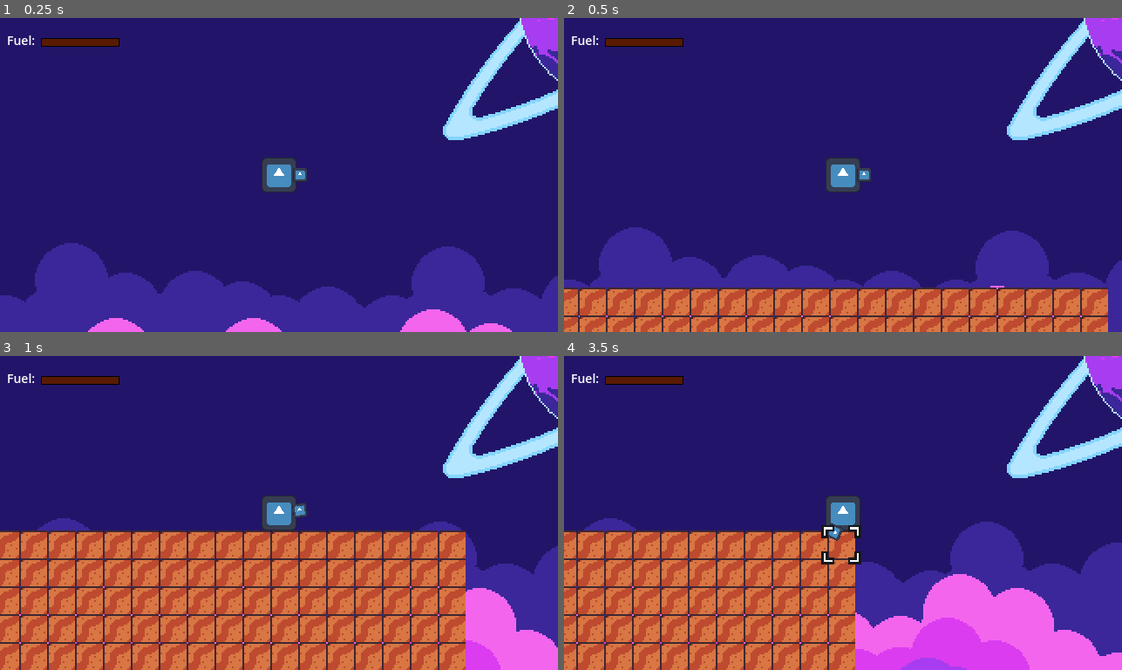
Above: before the commit, frames 1-4 (two rows, left to right).
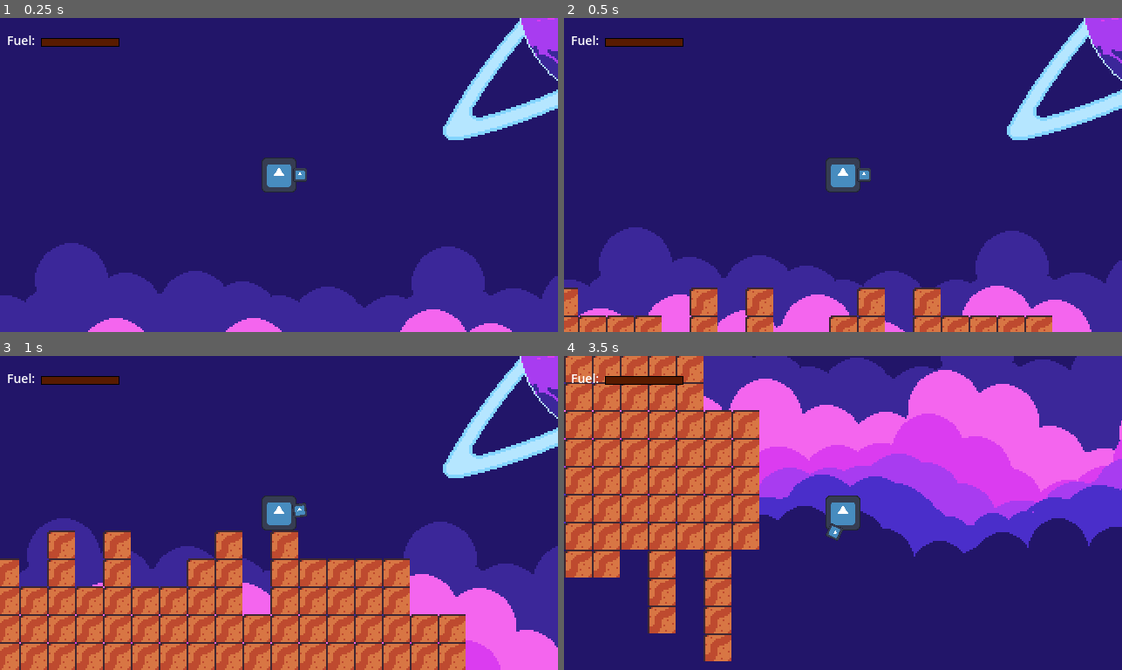
Above: after the commit, the same moments.

Repository: Renan-G-projec/A-Journey-Of-A-Robot
Game: Godot game, scene res://scenes/main_game.tscn
Same seed, same stepped clock (60 frames per second), same inputs: the game is played once before the commit and once after it. The engine's default icon, where the game draws it, is replaced by a stand-in: a white triangle on a blue panel in a dark square.
Inputs (mouse positions are in pixels of both pictures, inside the frame that each line leads up to):
- Up to frame 1 (0.25 s): no input
- Up to frame 2 (0.5 s): no input
- Up to frame 3 (1 s): tap Enter at 0.5 s; move the mouse to (401, 497) at 0.52 s; press the mouse at (401, 497) at 0.53 s; hold Right (ui_right) from 0.53 s (still down); tap Up at 0.77 s
- Up to frame 4 (3.5 s): move the mouse to (731, 528) at 1.27 s; release the mouse at (731, 528) at 1.28 s; tap Space (UseJetpack) at 1.35 s; tap Up at 1.52, 3.02 s; move the mouse to (898, 443) at 2.02 s; release Right (ui_right) at 2.03 s; hold Left (ui_left) 2.03-2.78 s; tap Alt at 2.1 s; move the mouse to (815, 575) at 2.77 s; hold Right (ui_right) from 2.78 s (still down); tap Shift at 2.85 s; click (815, 575) at 2.92 s

Frame 1 is identical in both runs. In frame 2, 8.5% of the frame differs, in the area x 2-98%, y 85-100%; in frame 3, 10%; in frame 4, 91%, in the area x 0-100%, y 0-100%.

Commit message:
More changes to map gen

Diff:
--- a/scripts/map.gd
+++ b/scripts/map.gd
@@ -25,15 +25,21 @@
 	var world_width: int = 30
 	var layer_1_height: int = 15
 
-
-	var map_index: Array = []
-	for i in range (world_width):
-		var random_int: int = randi_range(5, layer_1_height)
-		map_index.append(random_int)
+	var map_index_height: Array = []
+	var map_index_skim: Array = []
 
 	for i in range (world_width):
-		for j in range(map_index[i-1]):
+		var random_height_int: int = randi_range(5, layer_1_height)
+		map_index_height.append(random_height_int)
+		var random_width_skim: int = randi_range(0, 3)
+		map_index_skim.append(random_width_skim)
+
+	for i in range (world_width):
+		var y_skim: int = map_index_skim[i]
+		var column_height: int = map_index_height[i]
+
+		for j in range(y_skim, column_height):
 			var grid_position: Vector2i = Vector2i(i, j+15)
 			var source_id: int = 0
-			var atlass: Vector2i = Vector2i(1,1)
-			layer.set_cell(grid_position, source_id, atlass)
+			var atlas_coords: Vector2i = Vector2i(1,1)
+			layer.set_cell(grid_position, source_id, atlas_coords)
